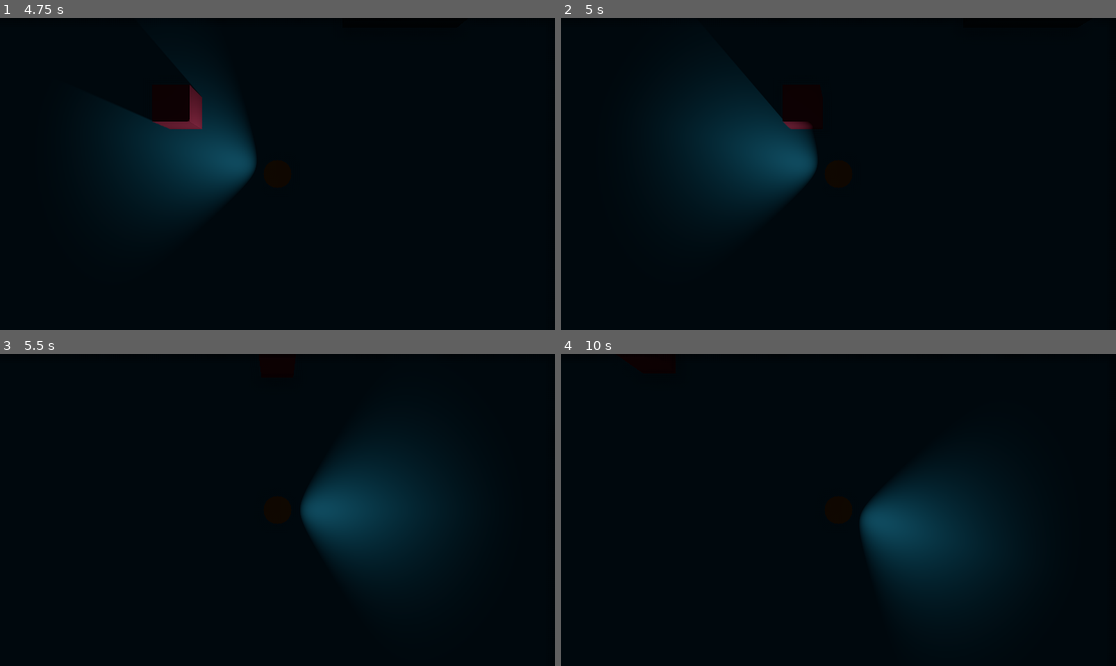
Above: before the commit, frames 1-4 (two rows, left to right).
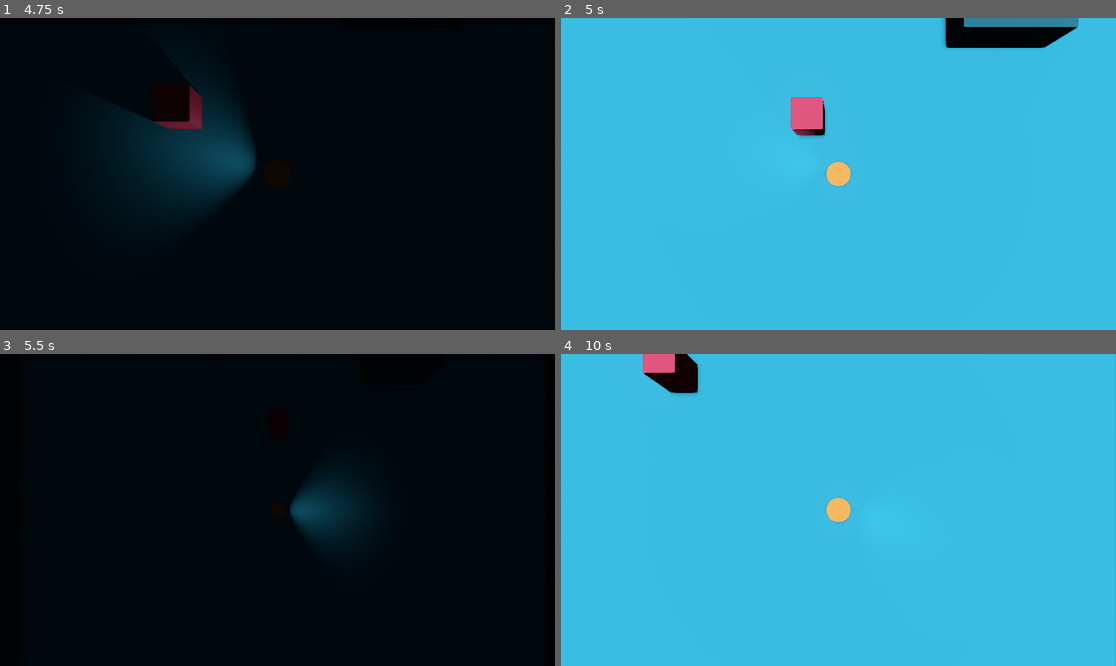
Above: after the commit, the same moments.

Repository: TeaWhyDee/ctssagit
Game: Godot game, scene res://scenes/Main.tscn
The game is run twice, just before and just after one commit, with the same random seed, the same clock (stepped at 60 frames per second) and the same inputs.
Inputs (mouse positions are in pixels of both pictures, inside the frame that each line leads up to):
- Up to frame 1 (4.75 s): tap Enter at 0.5, 2, 3.5 s; move the mouse to (399, 158) at 0.52 s; hold D (move_right) 0.53-1.28 s; tap Space at 1.25, 2.75, 4.25 s; move the mouse to (166, 189) at 1.27 s; hold S (move_down) 1.28-2.03 s; move the mouse to (333, 105) at 2.02 s; hold D (move_right) 2.03-2.78 s; move the mouse to (249, 236) at 2.77 s; hold W (move_up) 2.78-3.53 s; move the mouse to (444, 220) at 3.52 s; hold A (move_left) from 3.53 s (still down); move the mouse to (111, 127) at 4.27 s
- Up to frame 2 (5 s): keep holding A (move_left)
- Up to frame 3 (5.5 s): move the mouse to (305, 510) at 5.02 s; release A (move_left) at 5.03 s; hold S (move_down) from 5.03 s (still down)
- Up to frame 4 (10 s): move the mouse to (755, 432) at 5.77 s; release S (move_down) at 5.78 s; hold D (move_right) 5.78-6.53 s; move the mouse to (960, 494) at 6.52 s; hold W (move_up) 6.53-7.28 s; move the mouse to (727, 525) at 7.27 s; hold D (move_right) 7.28-8.03 s; move the mouse to (894, 441) at 8.02 s; hold S (move_down) 8.03-8.78 s; move the mouse to (810, 572) at 8.77 s; hold A (move_left) 8.78-9.53 s; move the mouse to (1005, 556) at 9.52 s; hold W (move_up) from 9.53 s (still down)

Frame 1 is identical in both runs. In frame 2, 98% of the frame differs, in the area x 0-100%, y 0-100%; in frame 3, 5.4%; in frame 4, 99%.

Commit message:
detector

Diff:
--- a/project.godot
+++ b/project.godot
@@ -12,6 +12,10 @@
 
 config/name="ld51"
 run/main_scene="res://scenes/Main.tscn"
+
+[autoload]
+
+Global="*res://scripts/global.gd"
 
 [display]
 
--- /dev/null
+++ b/scenes/Detector.tscn
@@ -0,0 +1,14 @@
+[gd_scene load_steps=2 format=2]
+
+[ext_resource path="res://scripts/detector.gd" type="Script" id=1]
+
+[node name="Detector" type="Spatial"]
+script = ExtResource( 1 )
+
+[node name="RayCast" type="RayCast" parent="."]
+enabled = true
+
+[node name="Light" type="DirectionalLight" parent="."]
+transform = Transform( 1, 0, 0, 0, -4.37114e-08, 1, 0, -1, -4.37114e-08, 0, 0, 0 )
+visible = false
+shadow_enabled = true
--- a/scenes/Main.tscn
+++ b/scenes/Main.tscn
@@ -1,7 +1,8 @@
-[gd_scene load_steps=6 format=2]
+[gd_scene load_steps=7 format=2]
 
 [ext_resource path="res://scenes/Player.tscn" type="PackedScene" id=1]
 [ext_resource path="res://scenes/Box.tscn" type="PackedScene" id=2]
+[ext_resource path="res://scenes/Detector.tscn" type="PackedScene" id=3]
 
 [sub_resource type="SpatialMaterial" id=3]
 albedo_color = Color( 0.188235, 0.694118, 0.858824, 1 )
@@ -32,6 +33,7 @@
 
 [node name="CSGBox3" type="CSGBox" parent="."]
 transform = Transform( 1, 0, 0, 0, 1, 0, 0, 0, 1, 0, 21.5495, 0 )
+visible = false
 use_collision = true
 width = 65.4871
 depth = 67.1061
@@ -81,3 +83,6 @@
 
 [node name="Box" parent="." instance=ExtResource( 2 )]
 transform = Transform( 1, 0, 0, 0, 1, 0, 0, 0, 1, 0, 1, -3.82666 )
+
+[node name="Detector" parent="." instance=ExtResource( 3 )]
+transform = Transform( 1, 0, 0, 0, 1, 0, 0, 0, 1, 30.3796, 0, -31.0638 )
--- a/scenes/Player.tscn
+++ b/scenes/Player.tscn
@@ -13,7 +13,7 @@
 top_radius = 0.75
 bottom_radius = 0.75
 
-[node name="Player" type="KinematicBody"]
+[node name="Player" type="KinematicBody" groups=["player"]]
 script = ExtResource( 1 )
 
 [node name="CollisionShape" type="CollisionShape" parent="."]
--- /dev/null
+++ b/scripts/detector.gd
@@ -0,0 +1,21 @@
+extends Spatial
+
+var player: Spatial
+onready var ray = $RayCast
+
+func _ready():
+	player = get_tree().get_nodes_in_group("player")[0]
+	Global.connect("timeout", self, "_on_timeout")
+
+func _physics_process(delta):
+	ray.cast_to = to_local(player.transform.origin)
+	ray.force_raycast_update()
+
+func _on_timeout():
+	$Light.show()
+	yield(get_tree().create_timer(0.5), "timeout")
+	if ray.is_colliding():
+		if ray.get_collider() is KinematicBody:
+			get_tree().quit()
+			return
+	$Light.hide()
--- /dev/null
+++ b/scripts/global.gd
@@ -0,0 +1,11 @@
+extends Node
+
+signal timeout
+const TIMEOUT = 5
+var timer: float
+
+func _process(delta: float):
+	timer += delta
+	if timer >= TIMEOUT:
+		emit_signal("timeout")
+		timer = 0
--- a/scripts/player.gd
+++ b/scripts/player.gd
@@ -4,6 +4,9 @@
 const INERTIA = 0.1
 var direction: Vector2
 var velocity: Vector3
+
+func _ready():
+	Global.connect("timeout", self, "_on_timeout")
 
 func _physics_process(delta: float):
 	var input_vector = Input.get_vector("move_left", "move_right", "move_up", "move_down")
@@ -18,3 +21,8 @@
 
 	var mouse_pos = get_viewport().get_mouse_position() - get_viewport().size / 2
 	$LightRot.look_at(to_global(Vector3(mouse_pos.x, 0, mouse_pos.y)), Vector3.UP)
+
+func _on_timeout():
+	var tween = create_tween().set_trans(Tween.TRANS_EXPO).set_ease(Tween.EASE_OUT)
+	tween.tween_property($Camera, "fov", 110.0, 0.5)
+	tween.tween_property($Camera, "fov", 70.0, 1)
